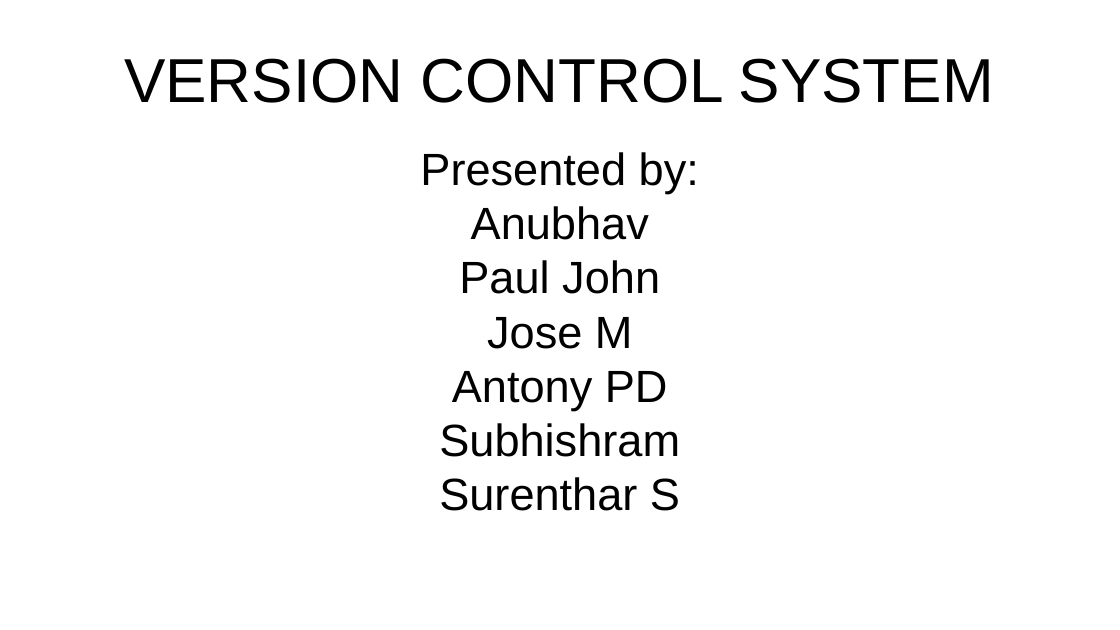
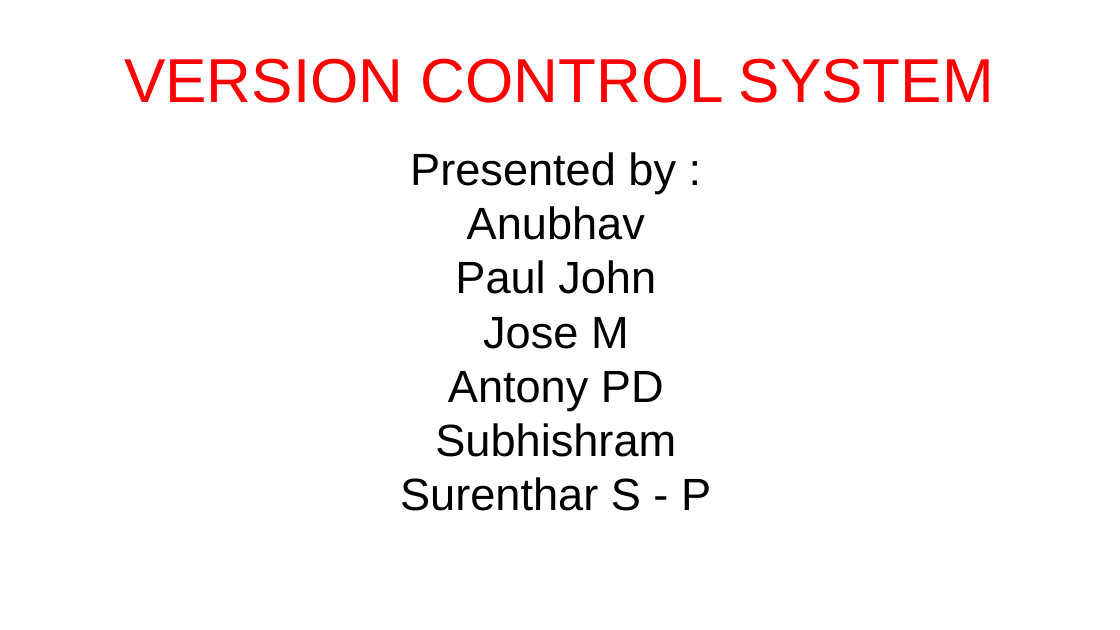
Before and after one commit to anubhavAnora/presentation, a slide deck: slide 1 of Presentation.odp. Drawn at 1120x630 pixels with LibreOffice and Linux fonts; fonts in the diff are those of the drawing. Boxes give left, top, right and bottom in pixels: in the first picture for what was removed or moved away, otherwise in the second. Text is boxed around its words. In the diff, an @@ line names an element or a change of style, - is before the commit and + after.

Commit message:
updated presentation

```diff
--- a/Presentation.odp
+++ b/Presentation.odp
@@ title "VERSION CONTROL SYSTEM" at <box>124,58,994,103</box>: text colour #000000 to #FF0000 @@
@@ subtitle at <box>410,152,676,194</box>: spaces changed @@
-Presented by:
+Presented by :
@@ subtitle at <box>400,477,711,511</box>: text changed @@
-Surenthar S
+Surenthar S - P
```
Also in this commit, not shown: 3 slides added, 3 slides removed.
